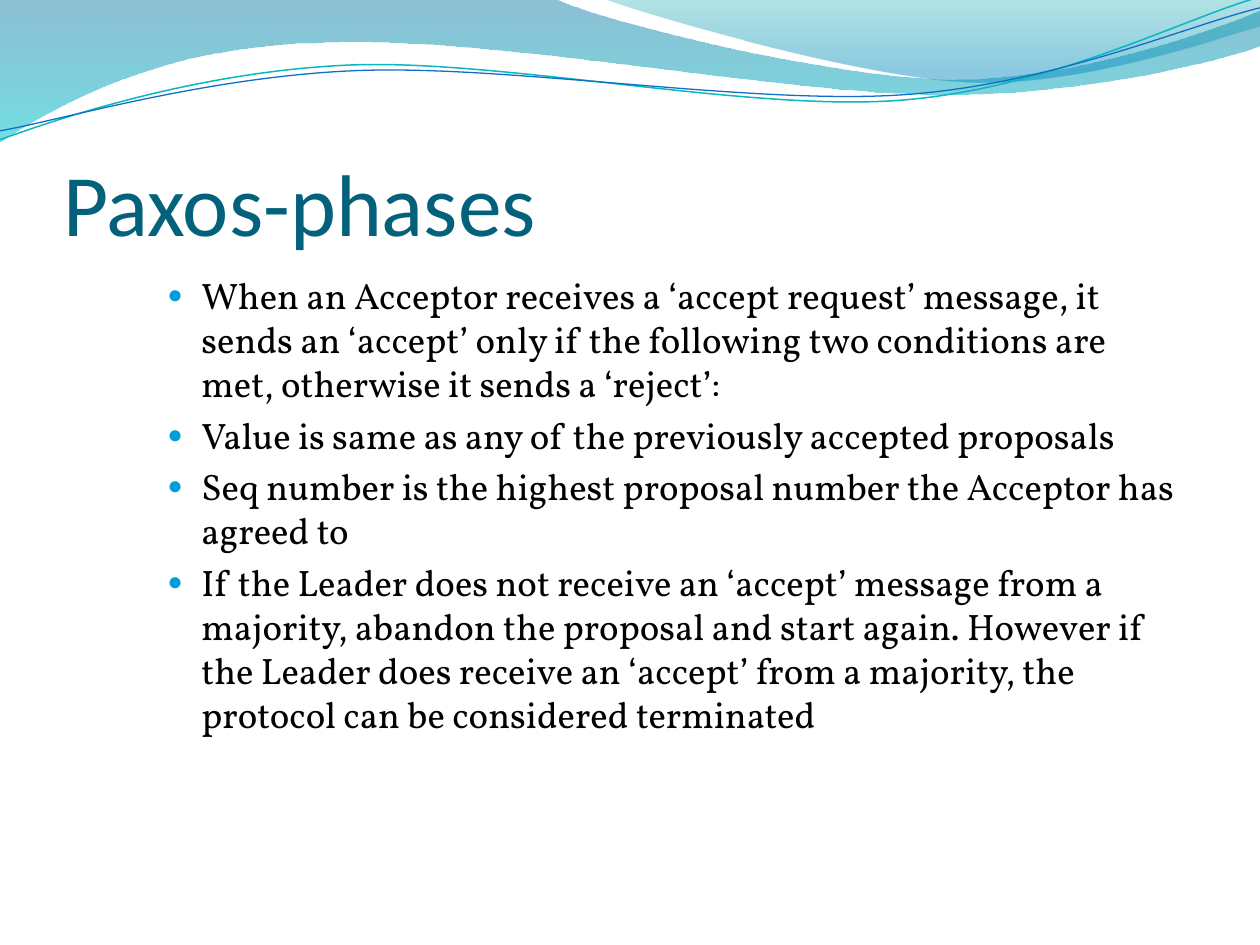
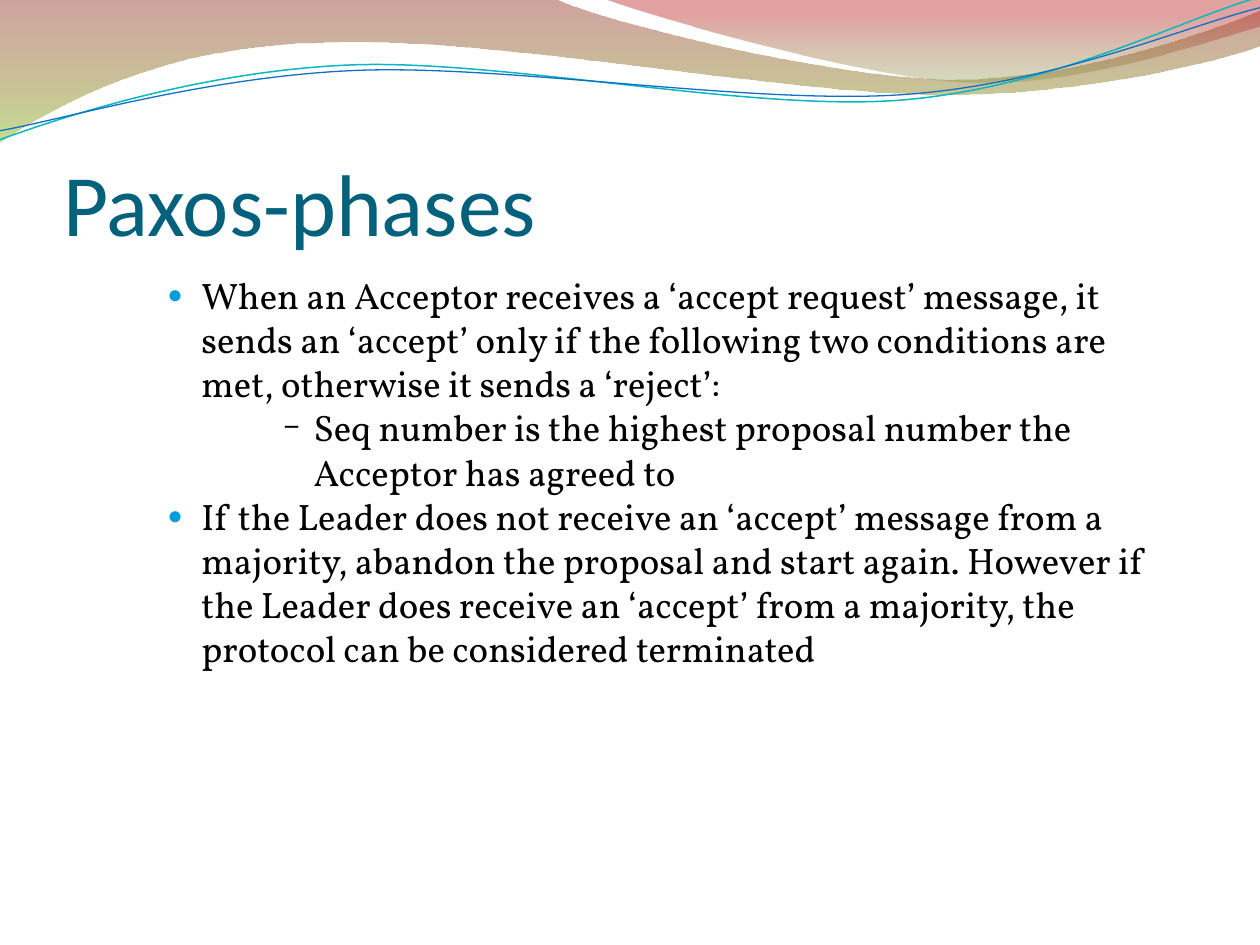
Before and after one commit to sudarshansk/diDNS, a slide deck: slide 5 of presentation.pptx. Drawn at 1260x945 pixels with LibreOffice and Linux fonts; fonts in the diff are those of the drawing; background and template pictures are left out. Boxes give left, top, right and bottom in pixels: in the first picture for what was removed or moved away, otherwise in the second. Text is boxed around its words. In the diff, an @@ line names an element or a change of style, - is before the commit and + after.

Commit message:
Changed

```diff
--- a/presentation.pptx
+++ b/presentation.pptx
@@ freeform shape at (x1=0, y1=0, x2=1260, y2=142): fill gradient #0074A1 to #00C6CF to gradient #973330 to #95C238; outline redrawn @@
@@ freeform shape at (x1=0, y1=0, x2=1260, y2=147): outline #0AB8BF 0.85 pt to #09B7BF 0.85 pt; outline redrawn @@
@@ freeform shape at (x1=0, y1=8, x2=1260, y2=141): outline #0F6FC6 0.75 pt to #0F6FC6 0.74 pt; outline redrawn @@
@@ freeform shape at (x1=604, y1=0, x2=1260, y2=87): fill gradient #00A1A9 to #008BBF to gradient #769537 to #BE3330 @@
@@ text "When an Acceptor receives a ..." at (x1=201, y1=282, x2=1142, y2=671): less space between paragraphs; bullet ● to −; list level 3 to 4 in "Seq number is the highest ..."; bullet colour #009DD9 to #000000 @@
@@ text at (x1=201, y1=422, x2=1114, y2=458): paragraph removed @@
-    ● Value is same as any of the previously accepted proposals
```
Also in this commit, not shown: 6 other slides changed.
